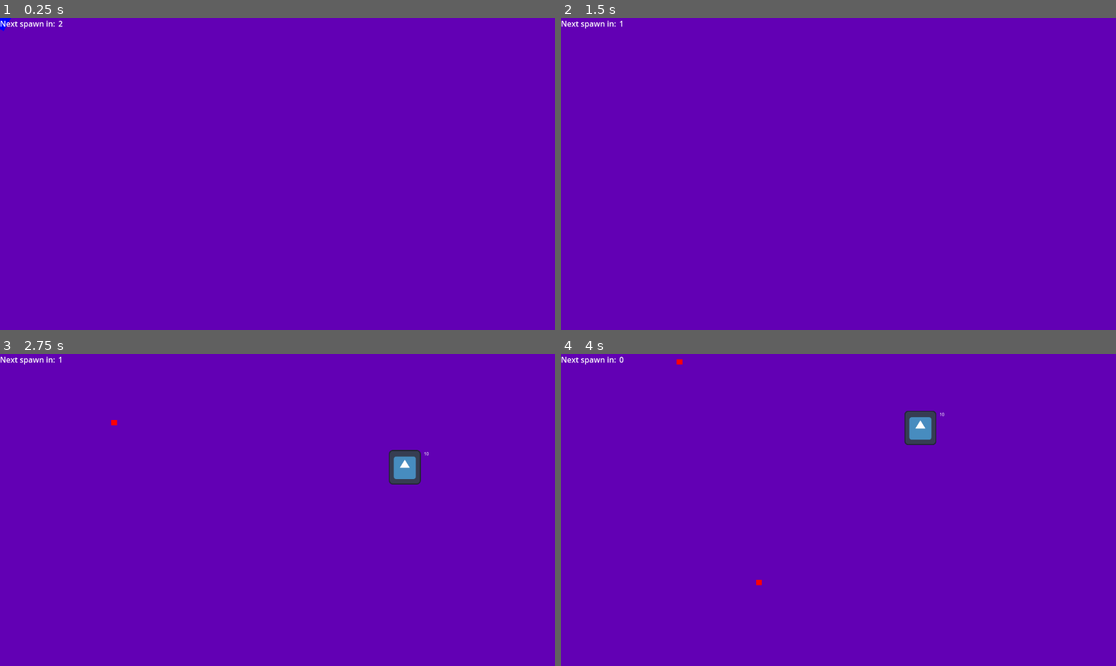
Above: before the commit, frames 1-4 (two rows, left to right).
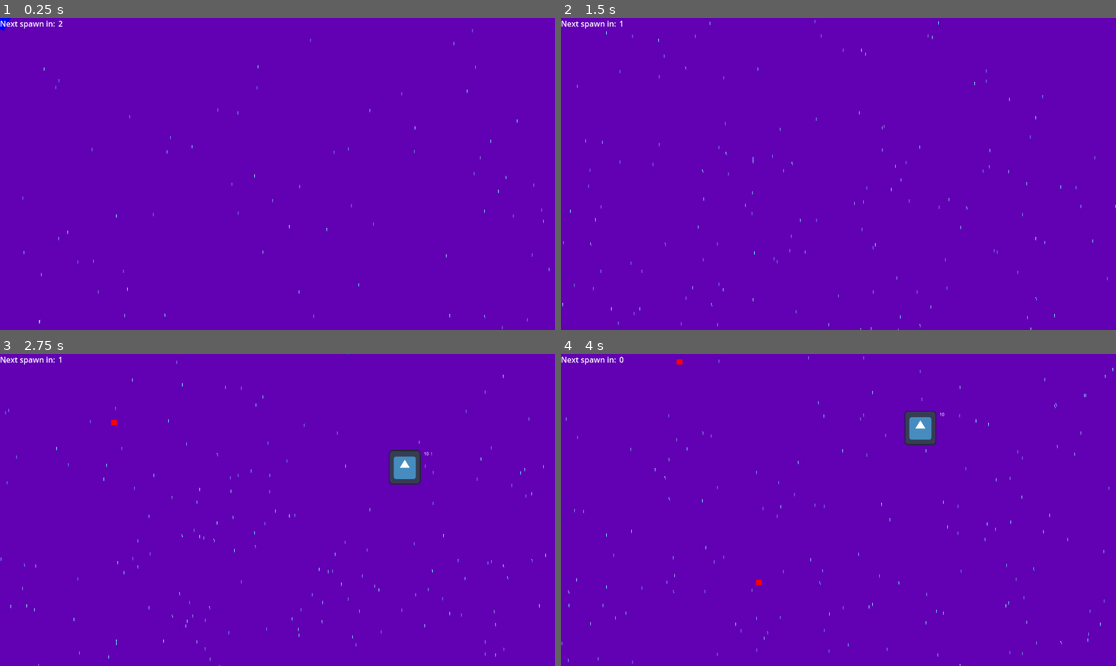
Above: after the commit, the same moments.

Repository: leonardoMD2/topdownshooter
Game: Godot game, scene res://main.tscn
Same seed, same stepped clock (60 frames per second), same inputs: the game is played once before the commit and once after it. The engine's default icon, where the game draws it, is replaced by a stand-in: a white triangle on a blue panel in a dark square. Sound files missing from this copy of the repository are replaced by a short silence.
Inputs (mouse positions are in pixels of both pictures, inside the frame that each line leads up to):
- Up to frame 1 (0.25 s): no input
- Up to frame 2 (1.5 s): move the mouse to (960, 158) at 0.52 s; hold W (arriba) 0.53-1.28 s; tap D (der) at 0.6 s; move the mouse to (727, 189) at 1.27 s; hold S (abajo) from 1.28 s (still down); click (727, 189) at 1.35 s
- Up to frame 3 (2.75 s): move the mouse to (333, 441) at 2.02 s; release S (abajo) at 2.03 s; hold W (arriba) from 2.03 s (still down); tap D (der) at 2.1 s
- Up to frame 4 (4 s): move the mouse to (810, 572) at 2.77 s; click (810, 572) at 2.85 s; move the mouse to (1005, 556) at 3.52 s; release W (arriba) at 3.53 s; hold A (izq) from 3.53 s (still down); tap D (der) at 3.6 s

The runs differ from the first frame. In frame 1, 0.1% of the frame differs, in the area x 4-99%, y 3-100%; in frame 2, 0.2%; in frame 3, 0.3%, in the area x 0-99%, y 0-100%; in frame 4, 0.3%.

Commit message:
Agregando particulas de lluvia y sonido por que si

Diff:
--- /dev/null
+++ b/RainParticles.tscn
@@ -0,0 +1,32 @@
+[gd_scene load_steps=4 format=3 uid="uid://b0bc1gn78qtk7"]
+
+[ext_resource type="Texture2D" uid="uid://07g5xx7wjfdo" path="res://src/Rain.png" id="1_w35nr"]
+[ext_resource type="Script" path="res://rain_particles.gd" id="2_f8unv"]
+[ext_resource type="AudioStream" uid="uid://bjsarmk0n8nay" path="res://src/Rain Music/1.ogg" id="3_6cmrh"]
+
+[node name="GPUParticles2D" type="CPUParticles2D"]
+texture_filter = 1
+position = Vector2(563, 324)
+scale = Vector2(6, 3.5)
+amount = 1000
+lifetime = 10.0
+speed_scale = 8.76
+randomness = 0.71
+lifetime_randomness = 0.54
+texture = ExtResource("1_w35nr")
+emission_shape = 3
+emission_rect_extents = Vector2(100, 100)
+direction = Vector2(1, 90)
+initial_velocity_min = 1.0
+initial_velocity_max = 5.0
+angular_velocity_min = 1.0
+angular_velocity_max = 5.0
+linear_accel_min = 1.0
+linear_accel_max = 5.0
+script = ExtResource("2_f8unv")
+
+[node name="AudioStreamPlayer2D" type="AudioStreamPlayer2D" parent="."]
+stream = ExtResource("3_6cmrh")
+volume_db = -16.838
+
+[connection signal="finished" from="AudioStreamPlayer2D" to="." method="_on_audio_stream_player_2d_finished"]
--- a/main.tscn
+++ b/main.tscn
@@ -1,8 +1,9 @@
-[gd_scene load_steps=4 format=3 uid="uid://ccf72hbemwjm4"]
+[gd_scene load_steps=5 format=3 uid="uid://ccf72hbemwjm4"]
 
 [ext_resource type="PackedScene" uid="uid://c0ttqk0qajpgj" path="res://Character.tscn" id="1_1dc2i"]
 [ext_resource type="Script" path="res://main.gd" id="1_aw3d1"]
 [ext_resource type="PackedScene" uid="uid://iaettwvupkte" path="res://enemy.tscn" id="3_274em"]
+[ext_resource type="PackedScene" uid="uid://b0bc1gn78qtk7" path="res://RainParticles.tscn" id="4_sxads"]
 
 [node name="main" type="Node2D"]
 script = ExtResource("1_aw3d1")
@@ -36,4 +37,7 @@
 [node name="Spawner" type="Marker2D" parent="."]
 position = Vector2(907, 265)
 
+[node name="GPUParticles2D" parent="." instance=ExtResource("4_sxads")]
+position = Vector2(601, 281)
+
 [connection signal="timeout" from="TimerSpawn" to="." method="_on_timer_spawn_timeout"]
--- /dev/null
+++ b/rain_particles.gd
@@ -0,0 +1,15 @@
+extends CPUParticles2D
+
+
+# Called when the node enters the scene tree for the first time.
+func _ready() -> void:
+	$AudioStreamPlayer2D.play()
+
+
+# Called every frame. 'delta' is the elapsed time since the previous frame.
+func _process(delta: float) -> void:
+	pass
+
+
+func _on_audio_stream_player_2d_finished() -> void:
+	$AudioStreamPlayer2D.play()
Not shown, added: src/Rain Music/1.ogg.import
Not shown, added: src/Rain Music/2.ogg.import
Not shown, added: src/Rain Music/3.ogg.import
Not shown, added: src/Rain Music/4.ogg.import
Binary file added: src/Rain.png
Not shown, added: src/Rain.png.import
Not shown, added: src/Rain Music/1.ogg
Not shown, added: src/Rain Music/2.ogg
Not shown, added: src/Rain Music/3.ogg
Not shown, added: src/Rain Music/4.ogg
